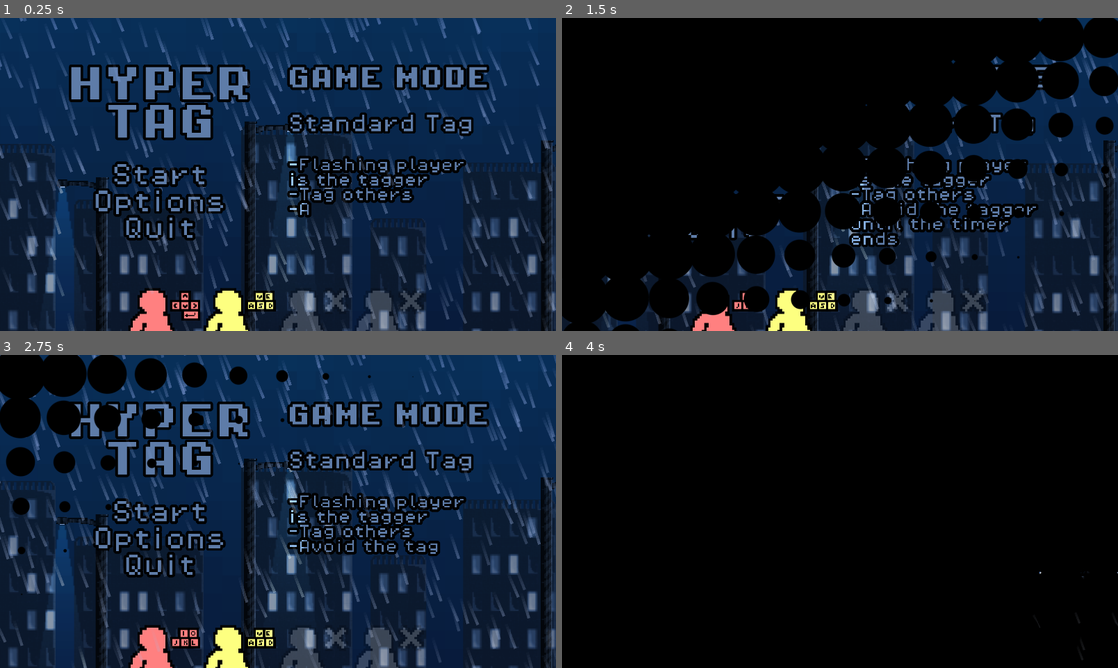
Above: before the commit, frames 1-4 (two rows, left to right).
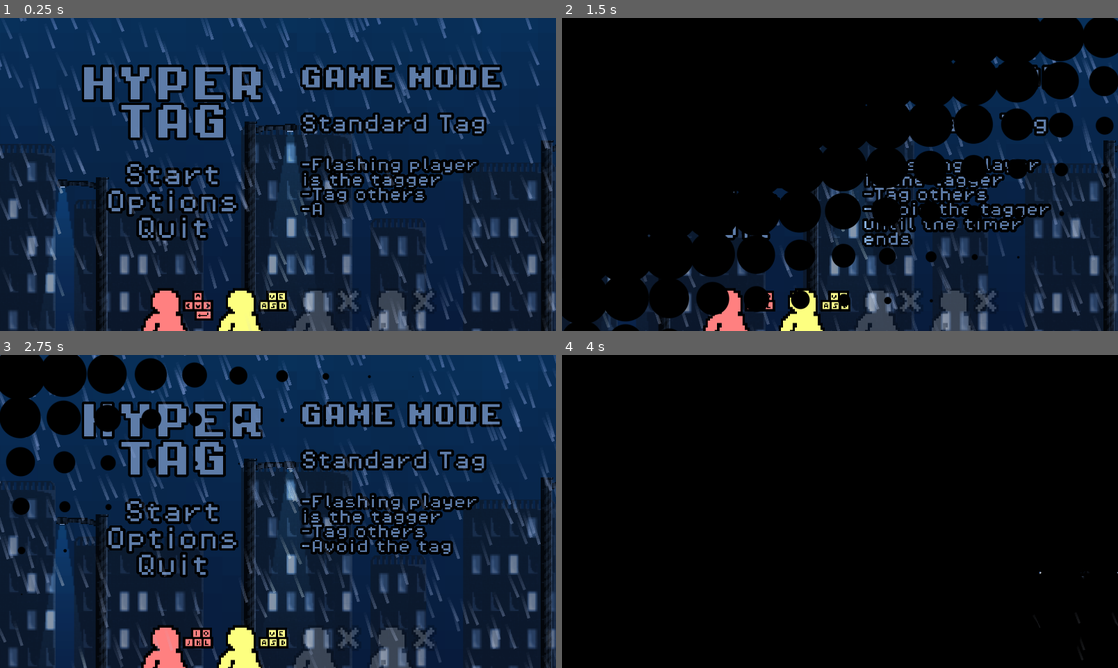
Above: after the commit, the same moments.

Repository: Lipsum27/HyperTag
Game: Godot game, scene res://Scenes/main_menu.tscn
Two runs of this game, one before a commit and one after it. Both use one fixed random seed, a clock stepped at 60 frames per second and the inputs below.
Inputs (mouse positions are in pixels of both pictures, inside the frame that each line leads up to):
- Up to frame 1 (0.25 s): no input
- Up to frame 2 (1.5 s): click (728, 299) at 0.52 s; click "Start" at 1.25 s
- Up to frame 3 (2.75 s): click "Back" at 2 s
- Up to frame 4 (4 s): click "Start" at 2.75 s; click "Play" at 3.5 s

The runs differ from the first frame. In frame 1, 18% of the frame differs, in the area x 12-91%, y 14-100%; in frame 2, 6.4%; in frame 3, 17%; in frame 4, nothing differs.

Commit message:
more optimisations

Diff:
--- a/Scenes/main_menu.tscn
+++ b/Scenes/main_menu.tscn
@@ -36,6 +36,8 @@
 anchors_preset = 15
 anchor_right = 1.0
 anchor_bottom = 1.0
+offset_left = 45.0
+offset_right = 45.0
 grow_horizontal = 2
 grow_vertical = 2
 theme = ExtResource("3_ce3w2")
--- a/Scripts/HUD.gd
+++ b/Scripts/HUD.gd
@@ -1,16 +1,6 @@
 extends CanvasLayer
 
-@onready var scoreLabel = $Control/GameOver/VBoxContainer/Score_Update
-@onready var scoreLabel1 = $Control/GameOver/VBoxContainer/Score_Update1
-@onready var scoreLabel2 = $Control/GameOver/VBoxContainer/Score_Update2
-@onready var scoreLabel3 = $Control/GameOver/VBoxContainer/Score_Update3
-@onready var scoreLabel4 = $Control/GameOver/VBoxContainer/Score_Update4
 @onready var mainHUD = $Control/HUD
-@onready var timerHUD = $Control/HUD/VBoxContainer/Time
-@onready var scoreHUD1 = $Control/HUD/VBoxContainer/HBoxContainer/P1
-@onready var scoreHUD2 = $Control/HUD/VBoxContainer/HBoxContainer/P2
-@onready var scoreHUD3 = $Control/HUD/VBoxContainer/HBoxContainer/P3
-@onready var scoreHUD4 = $Control/HUD/VBoxContainer/HBoxContainer/P4
 
 const settingsScene = preload("res://Scenes/settings.tscn")
 const powerUpSize = Vector2(144, 144)
@@ -61,30 +51,20 @@
 				globalScript.playerScores[2] += 1
 			if globalScript.currentTagger != 4 && globalScript.playerCount > 3:
 				globalScript.playerScores[3] += 1
-		scoreLabel1.set_text("")
-		scoreLabel2.set_text("")
-		scoreLabel3.set_text("")
-		scoreLabel4.set_text("")
-		if globalScript.playerCount == 2:
-			scoreLabel1.set_text("P1: " + str(globalScript.playerScores[0]))
-			scoreLabel2.set_text("P2: " + str(globalScript.playerScores[1]))
-		if globalScript.playerCount == 3:
-			scoreLabel1.set_text("P1: " + str(globalScript.playerScores[0]))
-			scoreLabel2.set_text("P2: " + str(globalScript.playerScores[1]))
-			scoreLabel3.set_text("P3: " + str(globalScript.playerScores[2]))
-		if globalScript.playerCount == 4:
-			scoreLabel1.set_text("P1: " + str(globalScript.playerScores[0]))
-			scoreLabel2.set_text("P2: " + str(globalScript.playerScores[1]))
-			scoreLabel3.set_text("P3: " + str(globalScript.playerScores[2]))
-			scoreLabel4.set_text("P4: " + str(globalScript.playerScores[3]))
+
+		for i in 4:
+			if i < globalScript.playerCount:
+				get_node("Control/GameOver/VBoxContainer/Score_Update" + str(i+1)).set_text("P" + str(i+1) + ": " + str(globalScript.playerScores[i]))
+			else:
+				get_node("Control/GameOver/VBoxContainer/Score_Update" + str(i+1)).set_text("")
 		scoresUpdated = true
 	#endregion
 	else:
 		for i in 4:
 			if globalScript.playerScores[i] != 0:
-				get("scoreHUD" + str(i+1)).set_text(str(globalScript.playerScores[i]))
+				get_node("Control/HUD/VBoxContainer/HBoxContainer/P" + str(i+1)).set_text(str(globalScript.playerScores[i]))
 			else:
-				get("scoreHUD" + str(i+1)).set_text("")
+				get_node("Control/HUD/VBoxContainer/HBoxContainer/P" + str(i+1)).set_text("")
 
 func _process(delta: float) -> void:
 
@@ -122,7 +102,7 @@
 		get_node("Control/GameOver").visible = false # Hide game over menu
 
 		get_node("Control/Pause").visible = get_tree().paused and !globalScript.settingsVisible # Show menu when paused
-		timerHUD.set_text(str(1 + int(globalScript.fullGameTime - globalScript.timer))) # Set timer label
+		get_node("Control/HUD/VBoxContainer/Time").set_text(str(1 + int(globalScript.fullGameTime - globalScript.timer))) # Set timer label
 
 		update_scores(false)
 
@@ -212,14 +192,10 @@
 	get_tree().quit()
 
 func set_playerCount():
-	if globalScript.playerInputs[1] == 0:
-		globalScript.playerCount = 1
-	elif globalScript.playerInputs[2] == 0:
-		globalScript.playerCount = 2
-	elif globalScript.playerInputs[3] == 0:
-		globalScript.playerCount = 3
-	else:
-		globalScript.playerCount = 4
+	for i in range(4):
+		if globalScript.playerInputs[i+1] == 0:
+			globalScript.playerCount = i+1
+			break
 
 func _on_play_again_pressed() -> void:
 
--- a/Scripts/controls_selector.gd
+++ b/Scripts/controls_selector.gd
@@ -2,6 +2,7 @@
 
 @export var ID = 1
 @onready var selector = $Button
+var controls = 6 # how many
 
 func _ready():
 	selector.modulate = Color.from_hsv(0.0, 0.0, 1.0, 0.196)
@@ -17,42 +18,42 @@
 		selector.modulate.a = 1.0
 
 func _on_button_pressed() -> void:
-	for i in range(globalScript.playerInputs.size()): # Loop through playerInputs
-		if ID == i: # Reach player
-			break # Continue as usual
-		if 0 == globalScript.playerInputs[i]: # Reach empty slot
-			return # Stop script
+	for i in range(globalScript.playerInputs.size()):
+		if ID == i:
+			break
+		if 0 == globalScript.playerInputs[i]:
+			return
 
 	var new_input_value = globalScript.playerInputs[ID] + 1
 
-	if new_input_value > 6:
+	if new_input_value > controls:
 		new_input_value = 0
 
 	var is_assigned = false
 
 	while true:
-		is_assigned = false # if false, new value fine, will be set to true if issue found
+		is_assigned = false
 
 		if new_input_value == 0: # Switch to 0
-			for i in range(globalScript.playerInputs.size() - (ID+1)): # 1 offset to avoid checking own value
+			for i in range(globalScript.playerInputs.size() - (ID+1)):
 				if  globalScript.playerInputs[i+ID+1] > 0:
 					is_assigned = true
-					break # leave loop
+					break
 
-		else: # Switch to anything else
-			for i in range(globalScript.playerInputs.size()): # loop through inputs
-				if i == ID: # don't check own value
+		else:
+			for i in range(globalScript.playerInputs.size()):
+				if i == ID:
 					continue
 
-				if globalScript.playerInputs[i] == new_input_value: # conflict found
+				if globalScript.playerInputs[i] == new_input_value:
 					is_assigned = true
-					break # conflict found
+					break
 
-		if is_assigned: # Conflict found, repeat with next value
+		if is_assigned:
 			new_input_value += 1
-			if new_input_value > 5:
+			if new_input_value > controls:
 				new_input_value = 0
-		else: # No issue
+		else:
 			break
 
 	if ID == 0 and new_input_value == 0:
--- a/Theme/main.tres
+++ b/Theme/main.tres
@@ -3,50 +3,51 @@
 [ext_resource type="FontFile" uid="uid://c8ip11ho7rpv8" path="res://Assets/fonts/PixelOperator8.ttf" id="1_hipts"]
 [ext_resource type="FontFile" uid="uid://cuyigfdom0xgu" path="res://Assets/fonts/PixelOperator8-Bold.ttf" id="2_hq6bv"]
 
-[sub_resource type="StyleBoxFlat" id="StyleBoxFlat_ce3w2"]
+[sub_resource type="StyleBoxFlat" id="StyleBoxFlat_ilbhy"]
 content_margin_left = 4.0
 content_margin_top = 4.0
 content_margin_right = 4.0
 content_margin_bottom = 4.0
-bg_color = Color(0.1, 0.1, 0.1, 0.3)
+draw_center = false
 corner_radius_top_left = 3
 corner_radius_top_right = 3
 corner_radius_bottom_right = 3
 corner_radius_bottom_left = 3
 corner_detail = 5
 
-[sub_resource type="StyleBoxEmpty" id="StyleBoxEmpty_ce3w2"]
+[sub_resource type="StyleBoxEmpty" id="StyleBoxEmpty_q6ug4"]
 
-[sub_resource type="StyleBoxFlat" id="StyleBoxFlat_opfnp"]
+[sub_resource type="StyleBoxFlat" id="StyleBoxFlat_y6nni"]
 content_margin_left = 4.0
 content_margin_top = 4.0
 content_margin_right = 4.0
 content_margin_bottom = 4.0
 bg_color = Color(0.225, 0.225, 0.225, 0.6)
+draw_center = false
 corner_radius_top_left = 3
 corner_radius_top_right = 3
 corner_radius_bottom_right = 3
 corner_radius_bottom_left = 3
 corner_detail = 5
 
-[sub_resource type="StyleBoxFlat" id="StyleBoxFlat_cp0ys"]
+[sub_resource type="StyleBoxFlat" id="StyleBoxFlat_xf4r5"]
 content_margin_left = 4.0
 content_margin_top = 4.0
 content_margin_right = 4.0
 content_margin_bottom = 4.0
-bg_color = Color(0.1, 0.1, 0.1, 0.6)
+draw_center = false
 corner_radius_top_left = 3
 corner_radius_top_right = 3
 corner_radius_bottom_right = 3
 corner_radius_bottom_left = 3
 corner_detail = 5
 
-[sub_resource type="StyleBoxFlat" id="StyleBoxFlat_yhxw7"]
+[sub_resource type="StyleBoxFlat" id="StyleBoxFlat_o74p3"]
 content_margin_left = 4.0
 content_margin_top = 4.0
 content_margin_right = 4.0
 content_margin_bottom = 4.0
-bg_color = Color(0, 0, 0, 0.6)
+draw_center = false
 corner_radius_top_left = 3
 corner_radius_top_right = 3
 corner_radius_bottom_right = 3
@@ -93,11 +94,11 @@
 Button/constants/outline_size = 35
 Button/font_sizes/font_size = 48
 Button/fonts/font = ExtResource("1_hipts")
-Button/styles/disabled = SubResource("StyleBoxFlat_ce3w2")
-Button/styles/focus = SubResource("StyleBoxEmpty_ce3w2")
-Button/styles/hover = SubResource("StyleBoxFlat_opfnp")
-Button/styles/normal = SubResource("StyleBoxFlat_cp0ys")
-Button/styles/pressed = SubResource("StyleBoxFlat_yhxw7")
+Button/styles/disabled = SubResource("StyleBoxFlat_ilbhy")
+Button/styles/focus = SubResource("StyleBoxEmpty_q6ug4")
+Button/styles/hover = SubResource("StyleBoxFlat_y6nni")
+Button/styles/normal = SubResource("StyleBoxFlat_xf4r5")
+Button/styles/pressed = SubResource("StyleBoxFlat_o74p3")
 HSlider/styles/grabber_area = SubResource("StyleBoxFlat_pjfek")
 HSlider/styles/slider = SubResource("StyleBoxLine_2mx7n")
 Label/colors/font_color = Color(0.36862746, 0.4862745, 0.65882355, 1)
